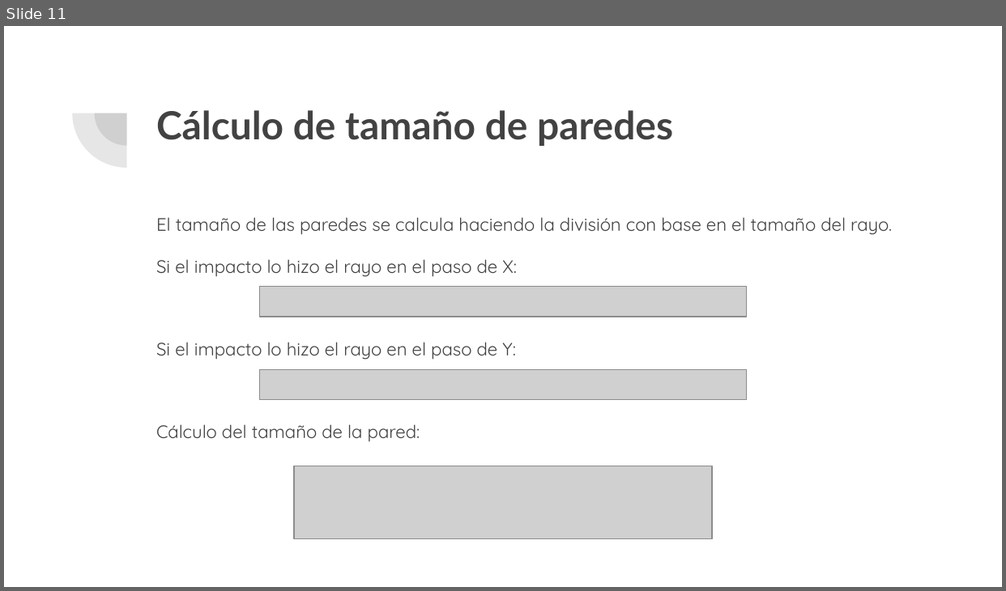
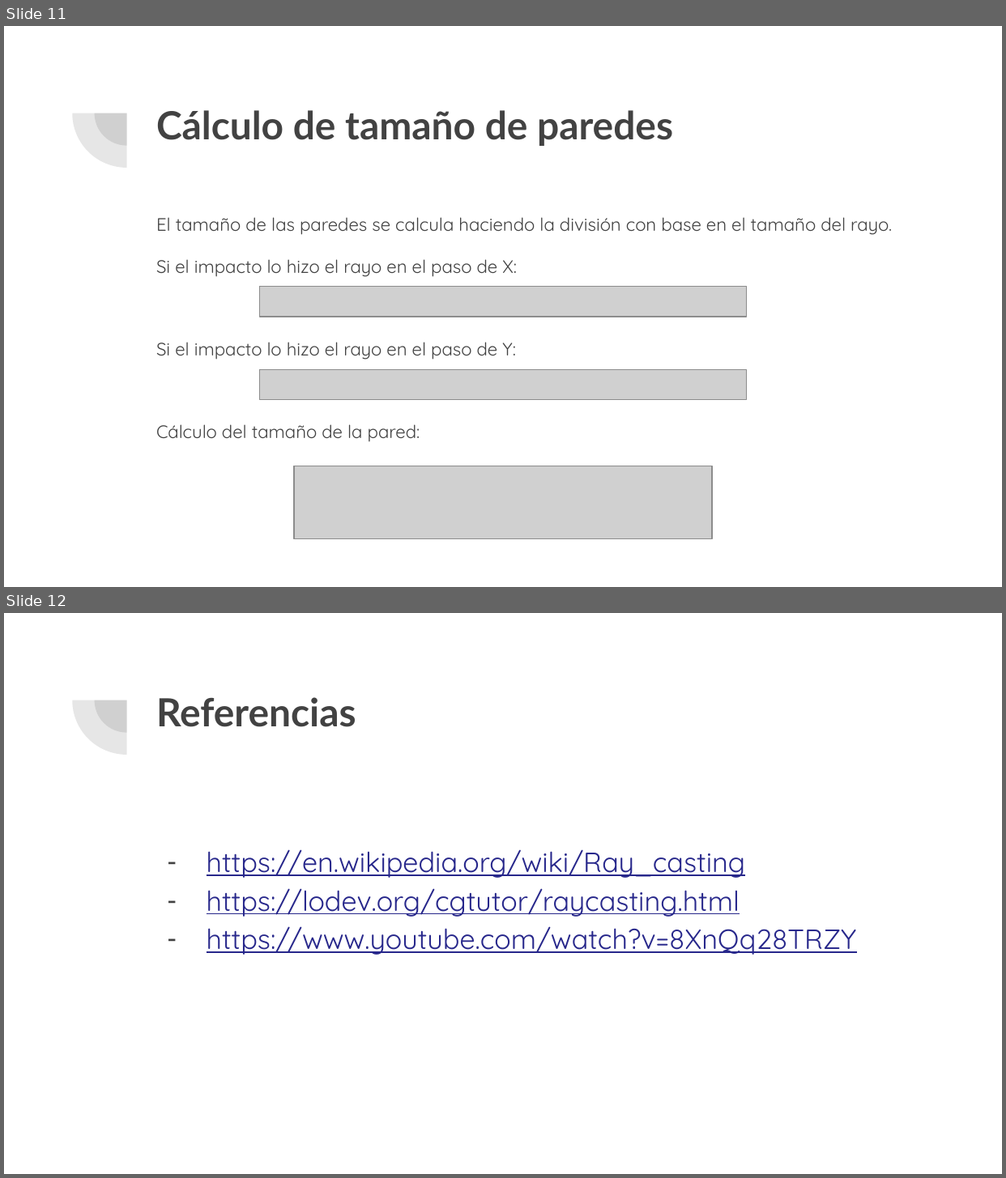
Before and after one commit to DiegoGarro3/CursoFCII_UdeA_2021_2, a slide deck: Documentos/ProyectoFinal/Grupo1/RaycasterSFML/raycaster.pptx. Shown one above the other, each under a label of ours: slide 11 before the commit, slides 11 and 12 after it. The pictures are 1006x591 and 1006x1178 pixels, drawn with LibreOffice and Linux fonts; fonts in the diff are those of the drawing; grey boxes stand for pictures. Boxes give left, top, right and bottom in pixels: in the first picture for what was removed or moved away, otherwise in the second. Text is boxed around its words. In the diff, an @@ line names an element or a change of style, - is before the commit and + after.

```diff
--- a/Documentos/ProyectoFinal/Grupo1/RaycasterSFML/raycaster.pptx
+++ b/Documentos/ProyectoFinal/Grupo1/RaycasterSFML/raycaster.pptx
@@ slide 12 added at bbox=[4, 613, 1002, 1174], background #FFFFFF; not listed: 2 template elements that a slide beside it also shows @@
@@ title added at bbox=[156, 697, 356, 727], 28 pt, text #424242, bold @@
+Referencias
@@ text added at bbox=[206, 850, 857, 955], 20 pt, text #27278B, underline @@
+– https://en.wikipedia.org/wiki/Ray_casting
+– https://lodev.org/cgtutor/raycasting.html
+– https://www.youtube.com/watch?v=8XnQq28TRZY
```
Also in this commit, not shown: 1 slide changed, 1 other file.
